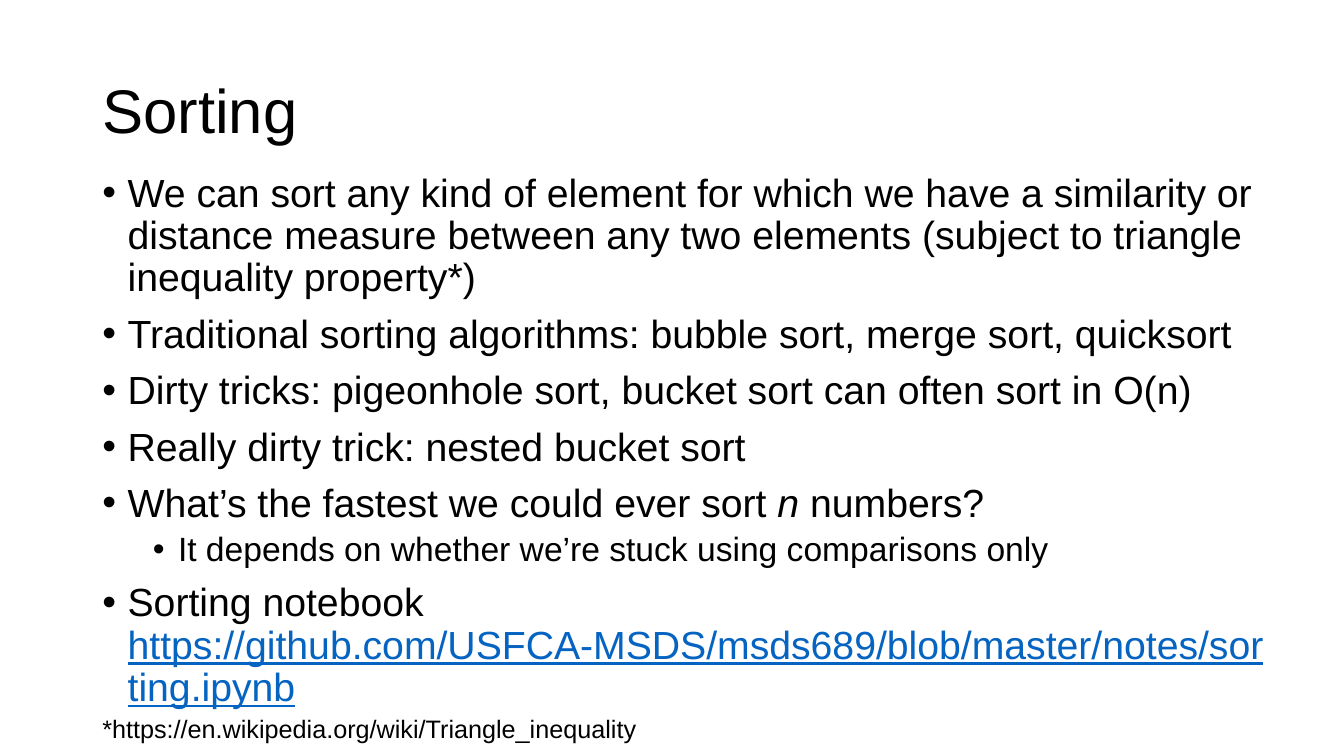
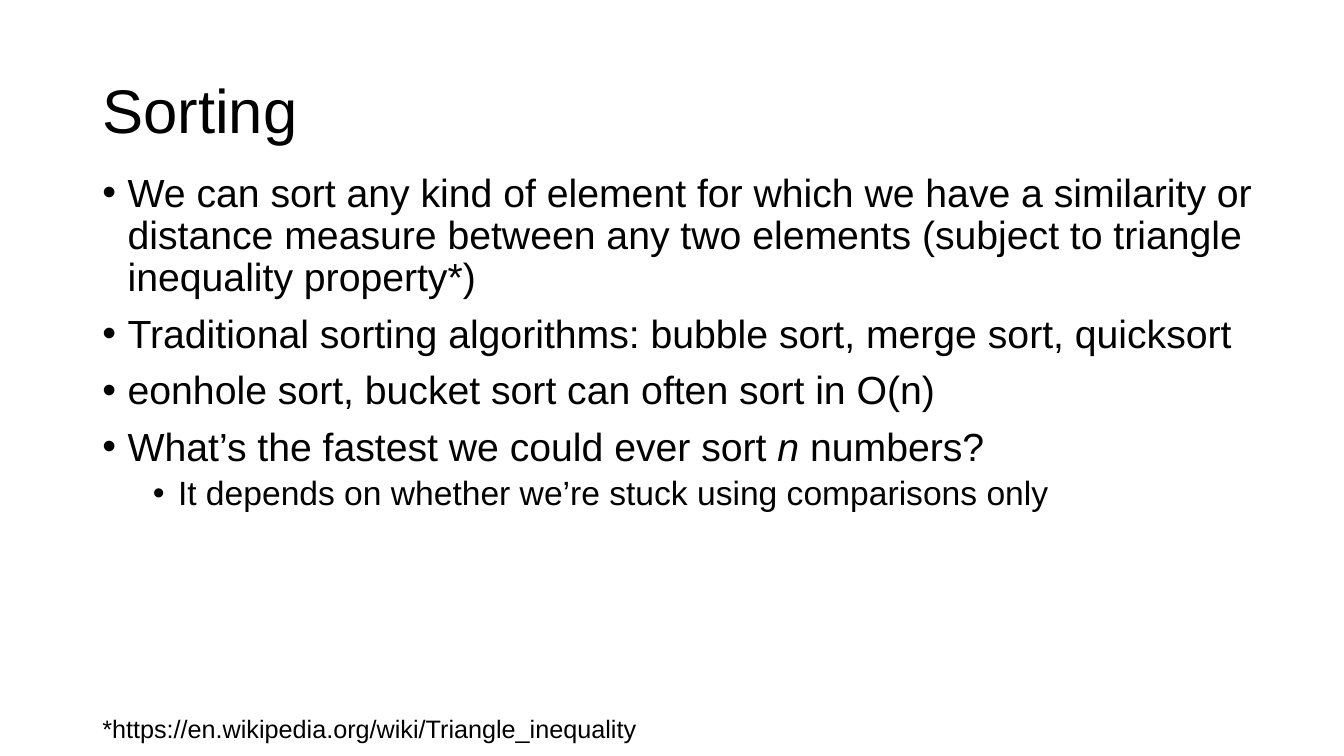
Before and after one commit to USFCA-MSDS/msds689, a slide deck: slide 2 of notes/sorting.pptx. Drawn at 1344x756 pixels with LibreOffice and Linux fonts; fonts in the diff are those of the drawing; background and template pictures are left out. Boxes give left, top, right and bottom in pixels: in the first picture for what was removed or moved away, otherwise in the second. Text is boxed around its words. In the diff, an @@ line names an element or a change of style, - is before the commit and + after.

```diff
--- a/notes/sorting.pptx
+++ b/notes/sorting.pptx
@@ text at bbox=[128, 375, 935, 412]: text changed @@
-• Dirty tricks: pigeonhole sort, bucket sort can often sort in O(n)
-• Really dirty trick: nested bucket sort
+• eonhole sort, bucket sort can often sort in O(n)
@@ text at bbox=[128, 587, 1264, 667]: paragraph removed @@
-• Sorting notebook https://github.com/USFCA-MSDS/msds689/blob/master/notes/sorting.ipynb
```
Also in this commit, not shown: 1 other slide changed, 7 slides removed, 3 other files.
